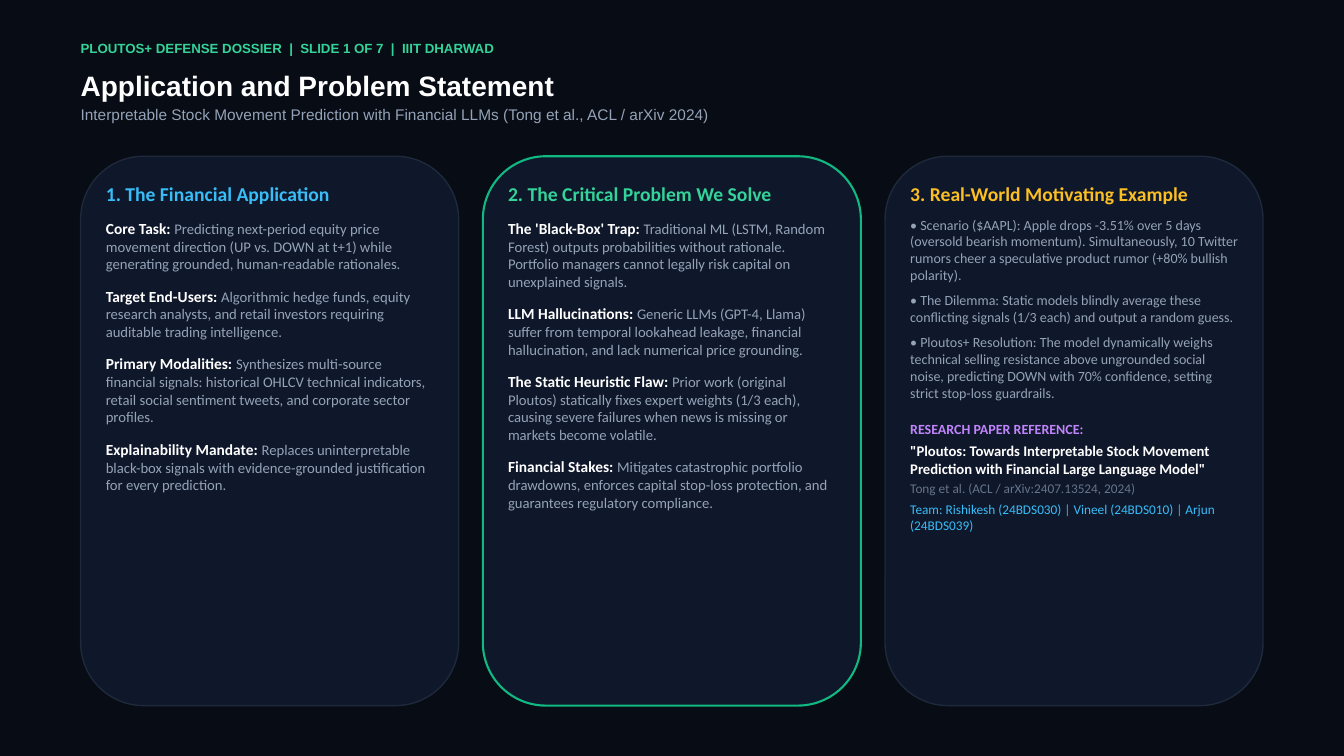
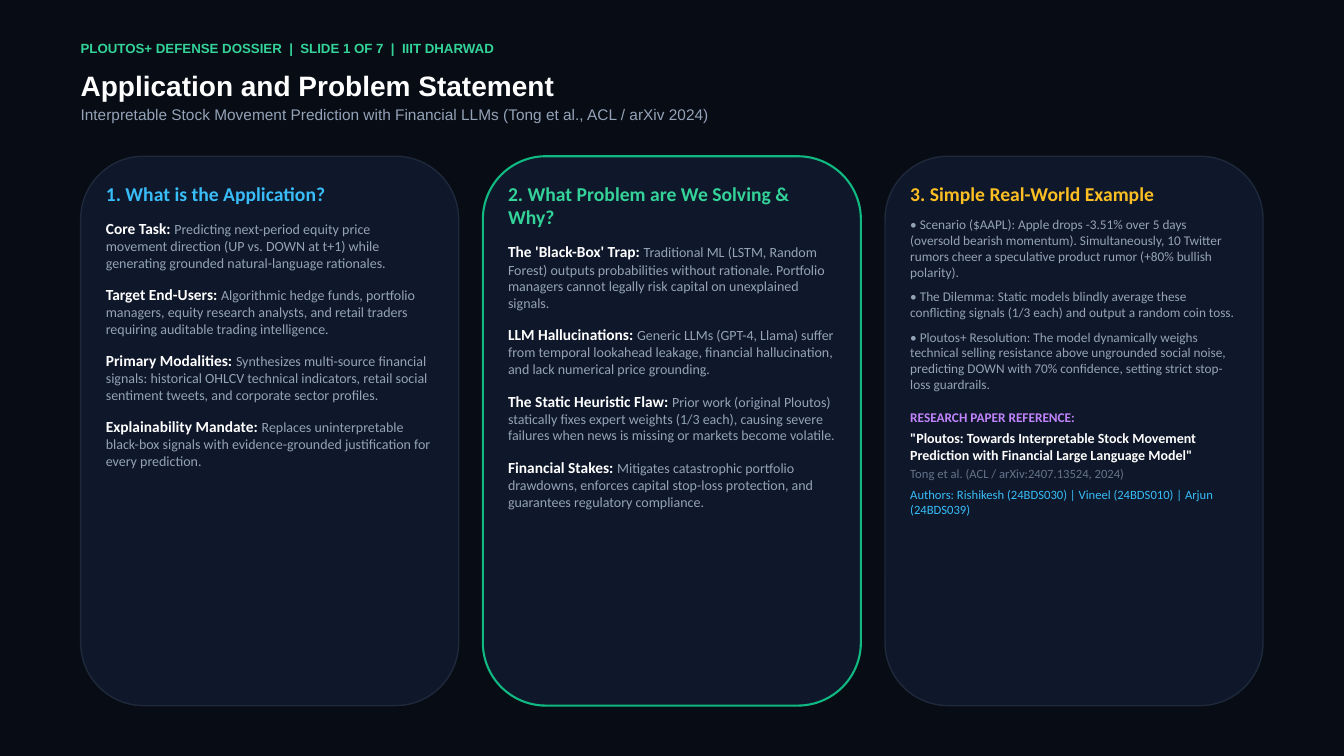
Before and after one commit to rishikesh170106-boop/LLM-FOR-FINANCE-pluotos-, a slide deck: slide 1 of results/Ploutos_Plus_Presentation.pptx. Drawn at 1344x756 pixels with LibreOffice and Linux fonts; fonts in the diff are those of the drawing. Boxes give left, top, right and bottom in pixels: in the first picture for what was removed or moved away, otherwise in the second. Text is boxed around its words. In the diff, an @@ line names an element or a change of style, - is before the commit and + after.

Commit message:
docs: finalize Part A presentation and Part B report with compulsory block diagrams strictly adhering to professor rubric

```diff
--- a/results/Ploutos_Plus_Presentation.pptx
+++ b/results/Ploutos_Plus_Presentation.pptx
@@ text at [106, 187, 415, 337]: text changed; size 10.5 to 10 pt @@
-1. The Financial Application
-Core Task: Predicting next-period equity price movement direction (UP vs. DOWN at t+1) while generating grounded, human-readable rationales.
-Target End-Users: Algorithmic hedge funds, equity research analysts, and retail investors requiring auditable trading intelligence.
+1. What is the Application?
+Core Task: Predicting next-period equity price movement direction (UP vs. DOWN at t+1) while generating grounded natural-language rationales.
+Target End-Users: Algorithmic hedge funds, portfolio managers, equity research analysts, and retail traders requiring auditable trading intelligence.
@@ text at [508, 187, 771, 227]: text changed @@
-2. The Critical Problem We Solve
+2. What Problem are We Solving & Why?
@@ text at [910, 187, 1154, 204]: text changed @@
-3. Real-World Motivating Example
+3. Simple Real-World Example
@@ text at [910, 219, 1226, 480]: size 10 to 9.5 pt in "• Scenario ($AAPL): Apple drops -3.51% over ...", "• Ploutos+ Resolution: The model dynamically weighs ...", "RESEARCH PAPER REFERENCE:"; size 10.5 to 10 pt in ""Ploutos: Towards Interpretable Stock Movement Prediction wi ..."; size 9.5 to 9 pt in "Tong et al. (ACL / arXiv:2407.13524, 2024)"; less space between paragraphs @@
@@ text at [508, 246, 835, 510]: size 10.5 to 10 pt in "Traditional ML (LSTM, Random Forest) outputs probabilities ...", "Generic LLMs (GPT-4, Llama) suffer from temporal ...", "Prior work (original Ploutos) statically fixes expert ...", "Mitigates catastrophic portfolio drawdowns, enforces capital ..." @@
@@ text at [910, 292, 1234, 319]: text changed; size 10 to 9.5 pt @@
-• The Dilemma: Static models blindly average these conflicting signals (1/3 each) and output a random guess.
+• The Dilemma: Static models blindly average these conflicting signals (1/3 each) and output a random coin toss.
@@ text at [106, 355, 430, 468]: size 10.5 to 10 pt in "Synthesizes multi-source financial signals: historical OHLCV ...", "Replaces uninterpretable black-box signals with evidence-gro ..." @@
@@ text at [910, 490, 1213, 516]: text changed; size 9.5 to 9 pt @@
-Team: Rishikesh (24BDS030) | Vineel (24BDS010) | Arjun (24BDS039)
+Authors: Rishikesh (24BDS030) | Vineel (24BDS010) | Arjun (24BDS039)
```
Also in this commit, not shown: 3 other slides changed, 6 other files.
